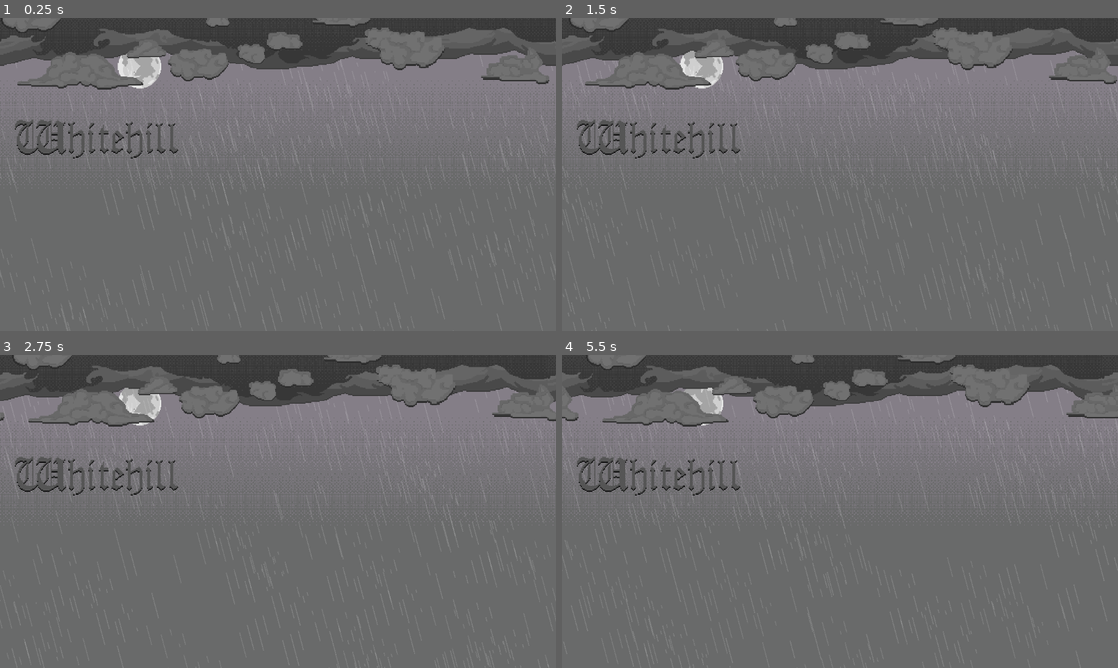
Above: before the commit, frames 1-4 (two rows, left to right).
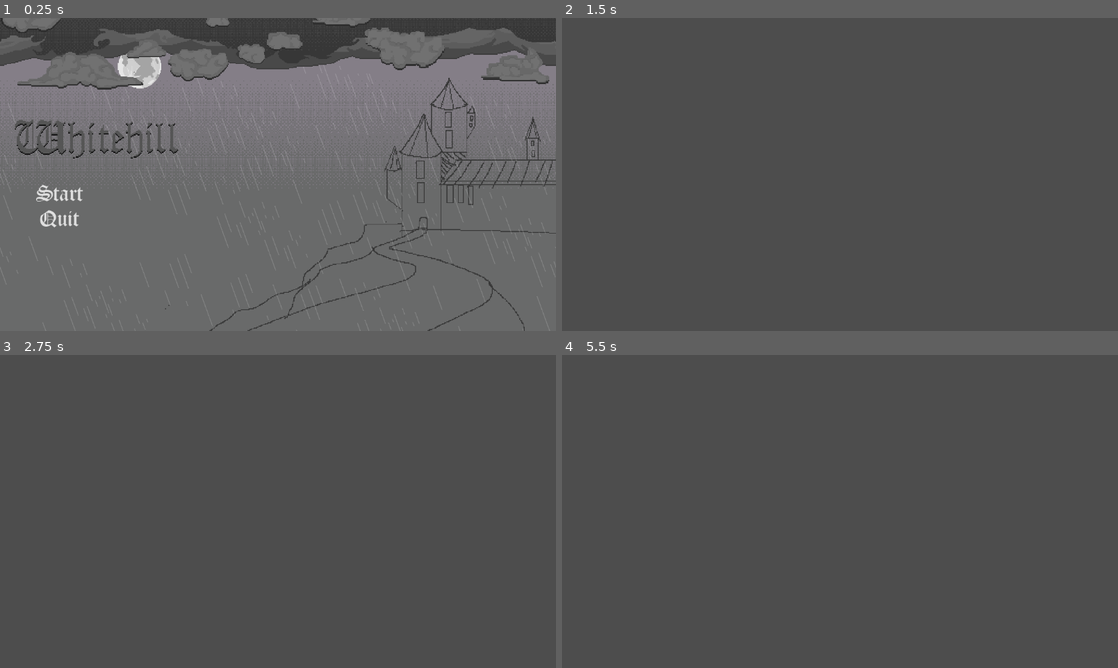
Above: after the commit, the same moments.

Repository: lestercantor/gwj-74---haunted
Game: Godot game, scene res://Art Assets/Art Scenes/MainMenuBackground.tscn
Same seed, same stepped clock (60 frames per second), same inputs: the game is played once before the commit and once after it.
Inputs (mouse positions are in pixels of both pictures, inside the frame that each line leads up to):
- Up to frame 1 (0.25 s): no input
- Up to frame 2 (1.5 s): click (623, 190) at 0.5 s, where only the run after the commit has a clickable "Start"; hold D (move_right) from 1.28 s (still down)
- Up to frame 3 (2.75 s): keep holding D (move_right); tap Space (jump) at 1.52, 2.27 s
- Up to frame 4 (5.5 s): release D (move_right) at 2.78 s; hold A (move_left) 2.78-3.53 s; hold D (move_right) 3.53-5.03 s; tap Space (jump) at 3.77, 4.52, 5.27 s; hold A (move_left) from 5.03 s (still down)

The runs differ from the first frame. In frame 1, 2.3% of the frame differs, in the area x 6-100%, y 19-100%; in frame 2, 88%; in frame 3, 88%; in frame 4, 88%, in the area x 0-100%, y 0-100%.

Commit message:
Main menu functionality

Diff:
--- a/Art Assets/Art Scenes/MainMenuBackground.tscn
+++ b/Art Assets/Art Scenes/MainMenuBackground.tscn
@@ -1,5 +1,6 @@
-[gd_scene load_steps=8 format=3 uid="uid://bpepuwinvt7xm"]
+[gd_scene load_steps=10 format=3 uid="uid://bpepuwinvt7xm"]
 
+[ext_resource type="PackedScene" uid="uid://bpdn4qiyiuosk" path="res://Art Assets/Art Scenes/Mainmenu.tscn" id="1_0liqq"]
 [ext_resource type="Script" path="res://Art Assets/ArtScripts/CloudMovement.gd" id="1_4ih0m"]
 [ext_resource type="Texture2D" uid="uid://bjeonby6l21pm" path="res://Art Assets/Backgrounds/HighCloudLayer.png" id="2_jkf1k"]
 [ext_resource type="Texture2D" uid="uid://8jgj76as3b0p" path="res://Art Assets/Backgrounds/Moon.png" id="2_mq54q"]
@@ -7,8 +8,21 @@
 [ext_resource type="Texture2D" uid="uid://7ygbx7c156t5" path="res://Art Assets/Backgrounds/ForegroundCloudLayer.png" id="4_1ifbp"]
 [ext_resource type="Texture2D" uid="uid://ckmqq1vxtwkhn" path="res://Art Assets/Backgrounds/Logo.png" id="5_3g11h"]
 [ext_resource type="Texture2D" uid="uid://ssnyyu2g1vsk" path="res://Art Assets/Backgrounds/RainLayer.png" id="6_m5tty"]
+[ext_resource type="Texture2D" uid="uid://dj4vgm6rxrhvd" path="res://Art Assets/Backgrounds/Castle.png" id="7_iiesl"]
 
 [node name="Node2D" type="Node2D"]
+
+[node name="CanvasLayer" type="CanvasLayer" parent="."]
+layer = 10
+
+[node name="Menu" parent="CanvasLayer" instance=ExtResource("1_0liqq")]
+anchor_left = 0.046
+anchor_right = 0.164
+anchor_bottom = 0.673
+offset_left = 18.008
+offset_top = 335.0
+offset_right = -117.928
+offset_bottom = -101.104
 
 [node name="Camera2D" type="Camera2D" parent="."]
 anchor_mode = 0
@@ -59,31 +73,21 @@
 scale = Vector2(1.5, 1.5)
 texture = ExtResource("2_mq54q")
 
+[node name="Castle" type="Sprite2D" parent="Camera2D/ParallaxBackground/SkyLayer"]
+position = Vector2(576, 324)
+scale = Vector2(1.8, 1.8)
+texture = ExtResource("7_iiesl")
+
 [node name="RainLayer1" type="ParallaxLayer" parent="Camera2D/ParallaxBackground"]
 z_index = 1
 motion_mirroring = Vector2(1152, 648)
 script = ExtResource("1_4ih0m")
-CloudSpeedx = 2.0
-CloudSpeedy = 10.0
+CloudSpeedx = 3.0
+CloudSpeedy = 9.0
 
 [node name="RainLayer" type="Sprite2D" parent="Camera2D/ParallaxBackground/RainLayer1"]
 modulate = Color(1, 1, 1, 0.152941)
 position = Vector2(576, 324)
 scale = Vector2(1.8, 1.8)
-skew = -0.261799
+skew = -0.349066
 texture = ExtResource("6_m5tty")
-
-[node name="RainLayer 2" type="ParallaxLayer" parent="Camera2D/ParallaxBackground"]
-z_index = 1
-motion_mirroring = Vector2(1152, 648)
-script = ExtResource("1_4ih0m")
-CloudSpeedx = 3.0
-CloudSpeedy = 7.0
-
-[node name="RainLayer" type="Sprite2D" parent="Camera2D/ParallaxBackground/RainLayer 2"]
-modulate = Color(1, 1, 1, 0.129412)
-position = Vector2(576, 324)
-scale = Vector2(1.8, 1.8)
-skew = -0.261799
-texture = ExtResource("6_m5tty")
-offset = Vector2(31.97, 9.355)
--- /dev/null
+++ b/Art Assets/Art Scenes/Mainmenu.tscn
@@ -0,0 +1,42 @@
+[gd_scene load_steps=3 format=3 uid="uid://bpdn4qiyiuosk"]
+
+[ext_resource type="Script" path="res://Art Assets/ArtScripts/mainmenu.gd" id="1_0o6a6"]
+[ext_resource type="FontFile" uid="uid://bcab12gimgui0" path="res://Art Assets/Fonts/OldLondon.ttf" id="1_3l4ce"]
+
+[node name="Menu" type="Control"]
+layout_mode = 3
+anchor_right = 0.098
+anchor_bottom = 0.164
+offset_right = 0.103996
+offset_bottom = -0.272003
+grow_horizontal = 2
+grow_vertical = 2
+script = ExtResource("1_0o6a6")
+
+[node name="MarginContainer" type="MarginContainer" parent="."]
+clip_contents = true
+layout_mode = 0
+offset_right = 106.0
+offset_bottom = 100.0
+
+[node name="VBoxContainer" type="VBoxContainer" parent="MarginContainer"]
+layout_mode = 2
+size_flags_horizontal = 0
+
+[node name="StartGameButton" type="Button" parent="MarginContainer/VBoxContainer"]
+layout_mode = 2
+theme_override_fonts/font = ExtResource("1_3l4ce")
+theme_override_font_sizes/font_size = 50
+text = "Start"
+flat = true
+
+[node name="QuitButton" type="Button" parent="MarginContainer/VBoxContainer"]
+layout_mode = 2
+theme_override_fonts/font = ExtResource("1_3l4ce")
+theme_override_font_sizes/font_size = 50
+text = "Quit
+"
+flat = true
+
+[connection signal="pressed" from="MarginContainer/VBoxContainer/StartGameButton" to="." method="_on_start_game_button_pressed"]
+[connection signal="pressed" from="MarginContainer/VBoxContainer/QuitButton" to="." method="_on_quit_button_pressed"]
--- a/Art Assets/ArtScripts/CloudMovement.gd
+++ b/Art Assets/ArtScripts/CloudMovement.gd
@@ -7,6 +7,6 @@
 
 
 
-func _process(delta) -> void:
+func _process(_delta) -> void:
 	self.motion_offset.x += CloudSpeedx
 	self.motion_offset.y += CloudSpeedy
--- /dev/null
+++ b/Art Assets/ArtScripts/mainmenu.gd
@@ -0,0 +1,12 @@
+extends Control
+
+
+
+
+
+func _on_start_game_button_pressed() -> void:
+	get_tree().change_scene_to_file("res://test_scene.tscn")
+
+
+func _on_quit_button_pressed() -> void:
+	get_tree().quit()
Binary file added: Art Assets/Backgrounds/Castle.png
Not shown, added: Art Assets/Backgrounds/Castle.png.import
Binary file added: Art Assets/Fonts/OldLondon.ttf
Not shown, added: Art Assets/Fonts/OldLondon.ttf.import
